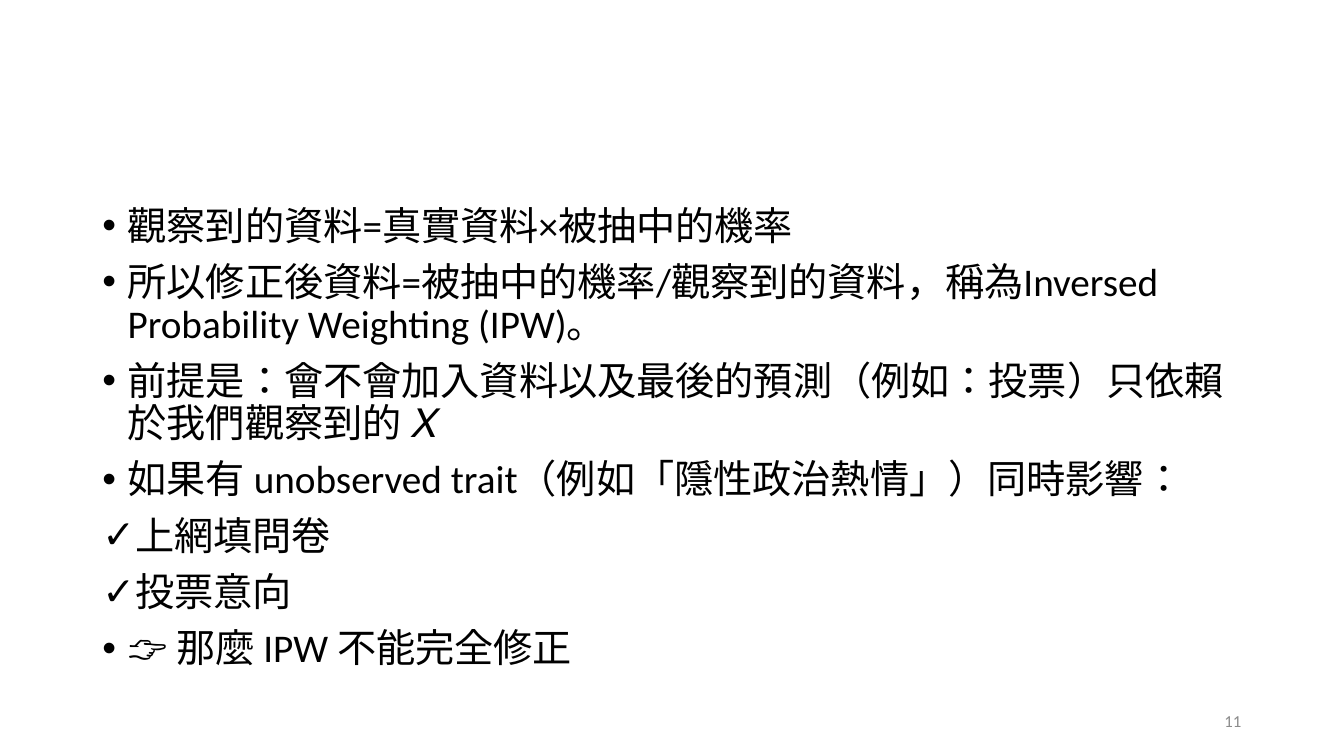
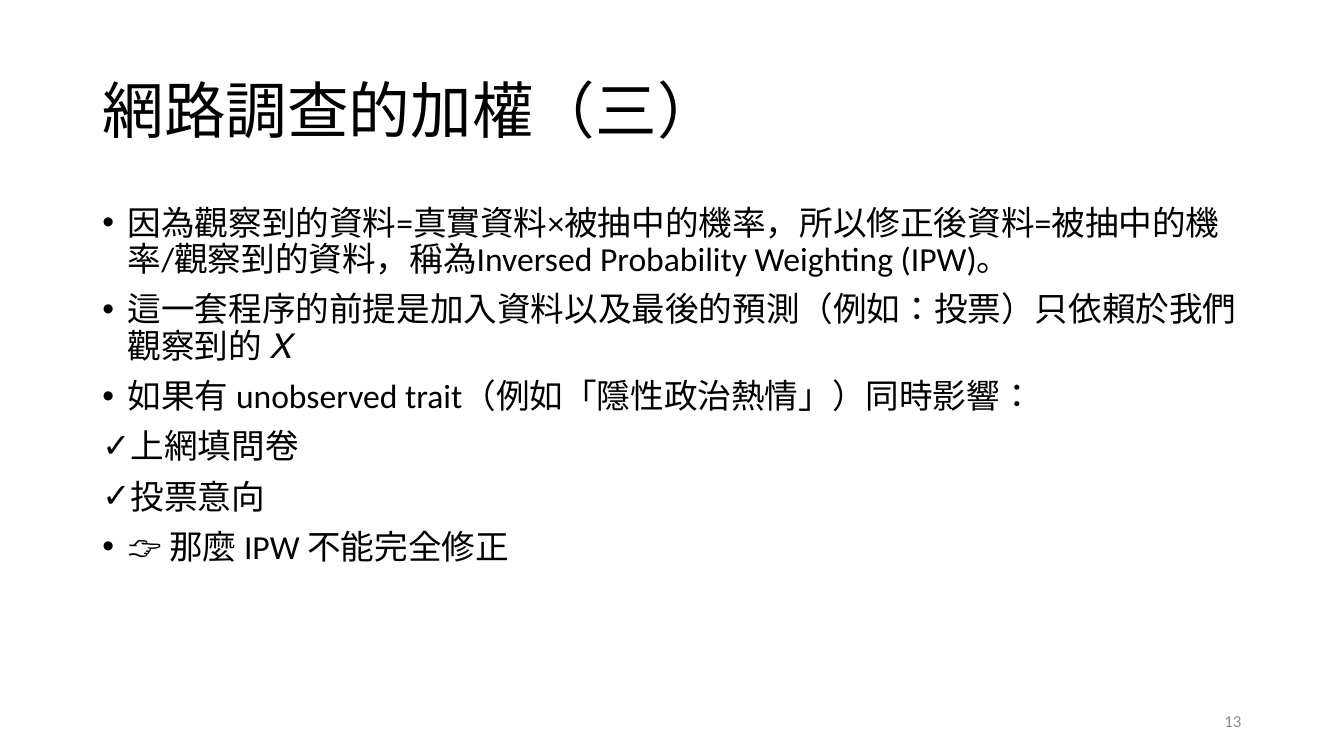
Before and after one commit to TsaiChiahung/PublicOpinion2026, a slide deck: slide 13 of 投影片/民意與調查Week4.pptx (slide 11 before the commit). Drawn at 1344x756 pixels with LibreOffice and Linux fonts; fonts in the diff are those of the drawing. Boxes give left, top, right and bottom in pixels: in the first picture for what was removed or moved away, otherwise in the second. Text is boxed around its words. In the diff, an @@ line names an element or a change of style, - is before the commit and + after.

```diff
--- a/投影片/民意與調查Week4.pptx
+++ b/投影片/民意與調查Week4.pptx
@@ title added at <box>102,80,718,139</box>, 44 pt, text #000000 @@
+網路調查的加權（三）
@@ text at <box>128,206,1237,361</box>: text changed; size 28 to 24 pt @@
-• 觀察到的資料=真實資料×被抽中的機率
-• 所以修正後資料=被抽中的機率/觀察到的資料，稱為Inversed Probability Weighting (IPW)。
-• 前提是：會不會加入資料以及最後的預測（例如：投票）只依賴於我們觀察到的 𝑋
+• 因為觀察到的資料=真實資料×被抽中的機率，所以修正後資料=被抽中的機率/觀察到的資料，稱為Inversed Probability Weighting (IPW)。
+• 這一套程序的前提是加入資料以及最後的預測（例如：投票）只依賴於我們觀察到的 𝑋
@@ text at <box>128,379,1034,562</box>: size 28 to 24 pt in "如果有 unobserved trait（例如「隱性政治熱情」）同時影響：", "上網填問卷", "投票意向", "👉 那麼 IPW 不能完全修正" @@
@@ page number at <box>1224,716,1241,727</box>: text changed @@
-11
+13
```
Also in this commit, not shown: 2 other slides changed, 4 slides added, 1 other file.
